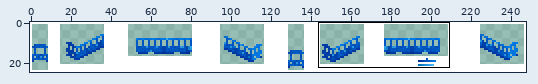
Two versions of one pixel-art file, src/trams/kumamoto/1200/kuma1200.aseprite. Above, an overview of the earlier version with the close-up marked.
Close-up. Old version:
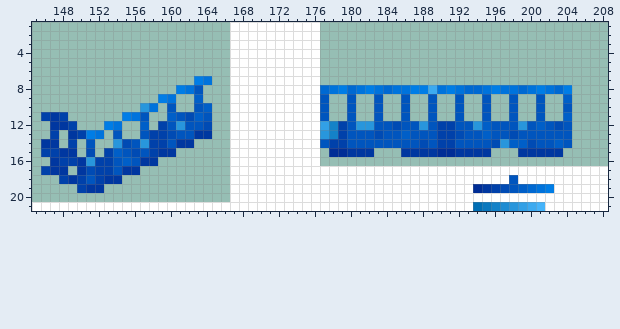
248x25 pixels, 1 frame. Shown: x 145..208, y 1..21. The commit also changed other parts of the picture, which this record leaves out.
And afterwards:
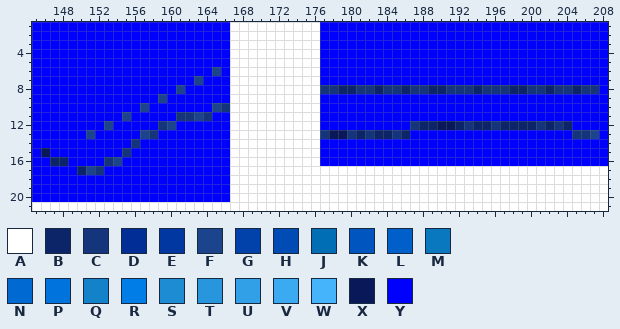
Palette (. is transparent): A #ffffff  B #0c2468  C #14347c  D #002d96  E #0037a0  F #1c448c  G #0041aa  H #004bb4  J #006eb4  K #0055be  L #005fc8  M #0a78be  N #0069d2  P #0073dc  Q #1482c8  R #007de6  S #1e8cd2  T #2896dc  U #32a0e6  V #3caaf0  W #46b4fa  X #081858  Y #0000ff
Change:
{"change": "layer \"Background\" now shown"}
{"change": "layer \"Blue\" now hidden"}
{"change": "layer \"1cc\" now shown"}
{"y":1,"x":145,"old":"......................","new":"YYYYYYYYYYYYYYYYYYYYYY"}
{"y":1,"x":177,"old":"................................","new":"YYYYYYYYYYYYYYYYYYYYYYYYYYYYYYYY"}
{"y":2,"x":145,"old":"......................","new":"YYYYYYYYYYYYYYYYYYYYYY"}
{"y":2,"x":177,"old":"................................","new":"YYYYYYYYYYYYYYYYYYYYYYYYYYYYYYYY"}
{"y":3,"x":145,"old":"......................","new":"YYYYYYYYYYYYYYYYYYYYYY"}
{"y":3,"x":177,"old":"................................","new":"YYYYYYYYYYYYYYYYYYYYYYYYYYYYYYYY"}
{"y":4,"x":145,"old":"......................","new":"YYYYYYYYYYYYYYYYYYYYYY"}
{"y":4,"x":177,"old":"................................","new":"YYYYYYYYYYYYYYYYYYYYYYYYYYYYYYYY"}
{"y":5,"x":145,"old":"......................","new":"YYYYYYYYYYYYYYYYYYYYYY"}
{"y":5,"x":177,"old":"................................","new":"YYYYYYYYYYYYYYYYYYYYYYYYYYYYYYYY"}
{"y":6,"x":145,"old":"......................","new":"YYYYYYYYYYYYYYYYYYYYFY"}
{"y":6,"x":177,"old":"................................","new":"YYYYYYYYYYYYYYYYYYYYYYYYYYYYYYYY"}
{"y":7,"x":145,"old":"..................RP..","new":"YYYYYYYYYYYYYYYYYYFYYY"}
{"y":7,"x":177,"old":"................................","new":"YYYYYYYYYYYYYYYYYYYYYYYYYYYYYYYY"}
{"y":8,"x":145,"old":"................RPK...","new":"YYYYYYYYYYYYYYYYFYYYYY"}
{"y":8,"x":177,"old":"NPRNPRPNPPRRVPRPNNPRPPNPRPNR....","new":"CCBBCCBCCBCCBBCCCBCCCBBCCBCCBCCY"}
{"y":9,"x":145,"old":"..............RP..L...","new":"YYYYYYYYYYYYYYFYYYYYYY"}
{"y":9,"x":177,"old":"K..K..K..K..K..K..K..K..K..L....","new":"YYYYYYYYYYYYYYYYYYYYYYYYYYYYYYYY"}
{"y":10,"x":145,"old":"............TP.K..KL..","new":"YYYYYYYYYYYYFYYYYYYYFC"}
{"y":10,"x":177,"old":"K..K..K..K..K..K..K..K..K..K....","new":"YYYYYYYYYYYYYYYYYYYYYYYYYYYYYYYY"}
{"y":11,"x":145,"old":".GEG......RPK..LKHLK..","new":"YYYYYYYYYYFYYYYYCCFCYY"}
{"y":11,"x":177,"old":"K..K..K..K..K..K..K..K..K..L....","new":"YYYYYYYYYYYYYYYYYYYYYYYYYYYYYYYY"}
{"y":12,"x":145,"old":"..EEG...RP..L.GKTKKH..","new":"YYYYYYYYFYYYYYCFYYYYYY"}
{"y":12,"x":177,"old":"UQGKTTKKHKKTKGGKKTLKKKTKLKHK....","new":"YYYYYYYYYYCBBXXBCBBCBBBBCBCBYYYY"}
{"y":13,"x":145,"old":"..G.EGRP.K..KGGHKKEE..","new":"YYYYYYFYYYYYFCYYYYYYYY"}
{"y":13,"x":177,"old":"TQGKKKHKKLKKKGGHKKLKKHKKKKKK....","new":"CXXCBCBBCBYYYYYYYYYYYYYYYYYYCCFY"}
{"y":14,"x":145,"old":".EE.G.K..THKTGGKEE....","new":"YYYYYYYYYYYCYYYYYYYYYY"}
{"y":14,"x":177,"old":"KGGKKKKKKKKHKGGKKKKHTLLHKKLK....","new":"YYYYYYYYYYYYYYYYYYYYYYYYYYYYYYYY"}
{"y":15,"x":145,"old":".GGEE.H.GLKHKGEE......","new":"YXYYYYYYYYCYYYYYYYYYYY"}
{"y":15,"x":177,"old":".DDEEE...EEEEDDEEEE...EEEEE.....","new":"YYYYYYYYYYYYYYYYYYYYYYYYYYYYYYYY"}
{"y":16,"x":145,"old":"..EGGETGGKLKEE........","new":"YYBBYYYYCFYYYYYYYYYYYY"}
{"y":16,"x":177,"old":"................................","new":"YYYYYYYYYYYYYYYYYYYYYYYYYYYYYYYY"}
{"y":17,"x":145,"old":".GEE.EHGGKEE..........","new":"YYYYYBFCYYYYYYYYYYYYYY"}
{"y":18,"x":145,"old":"...GEGKGEE............","new":"YYYYYYYYYYYYYYYYYYYYYY"}
{"y":18,"x":198,"old":"K","new":"A"}
{"y":19,"x":145,"old":".....GEE..............","new":"YYYYYYYYYYYYYYYYYYYYYY"}
{"y":19,"x":194,"old":"DEGHKLNPR","new":"AAAAAAAAA"}
{"y":20,"x":145,"old":"......................","new":"YYYYYYYYYYYYYYYYYYYYYY"}
{"y":21,"x":194,"old":"JMQSTUVW","new":"AAAAAAAA"}
{"label":"changed","picture_box":[32,22,230,202]}
{"label":"changed","picture_box":[320,22,608,211]}
